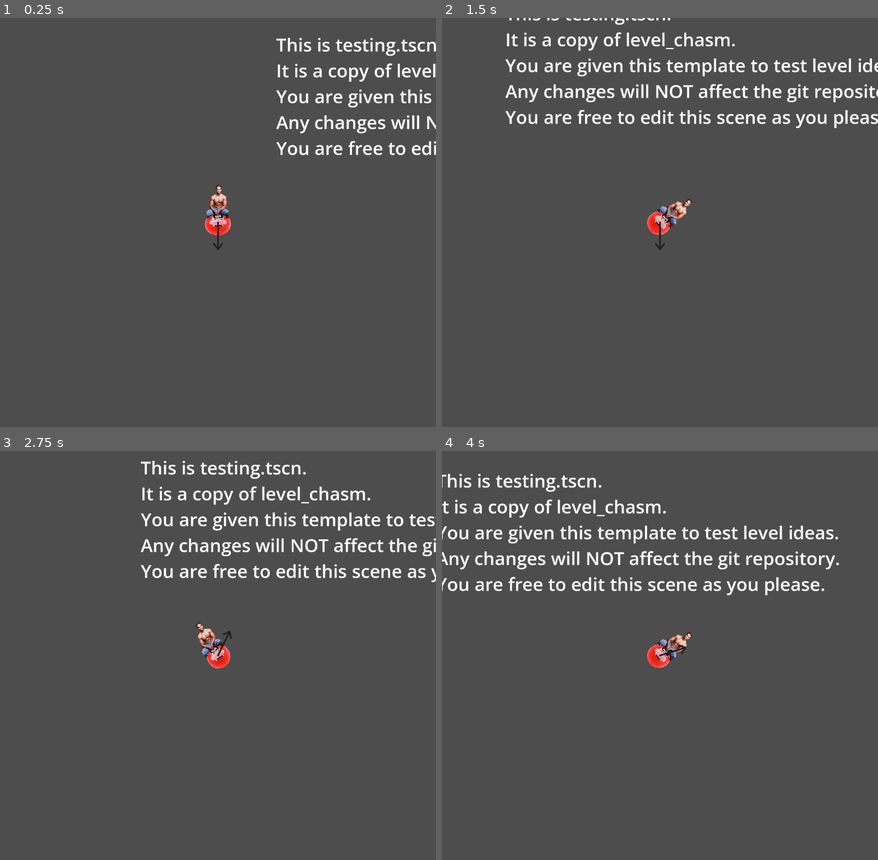
Above: before the commit, frames 1-4 (two rows, left to right).
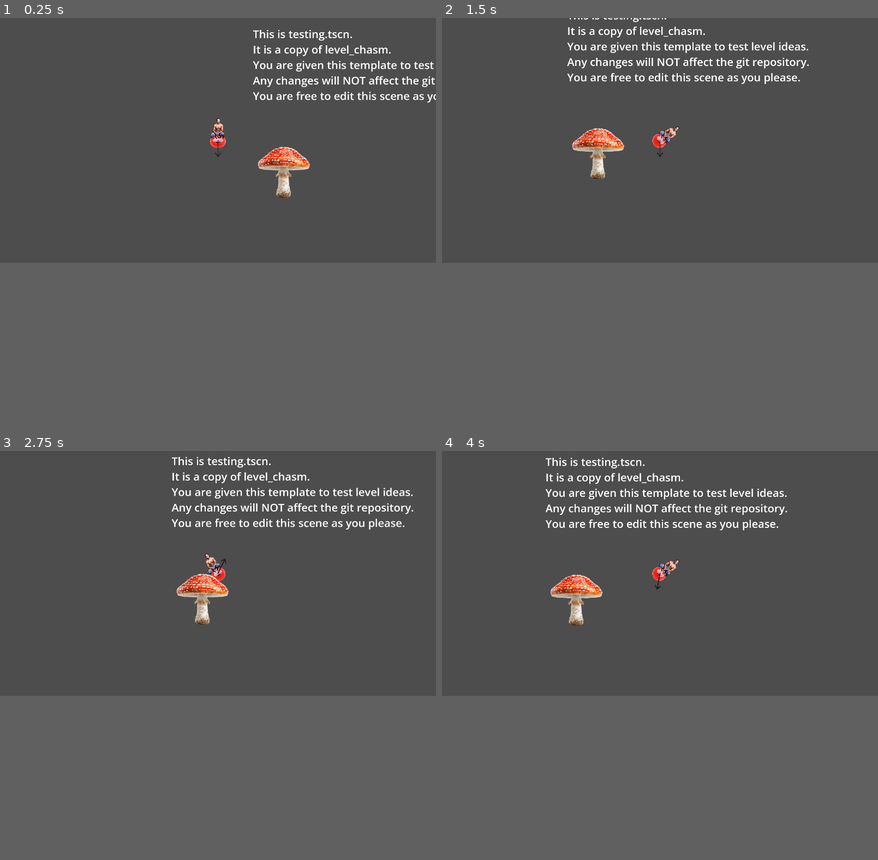
Above: after the commit, the same moments.

Repository: VGDCatumn/VGDC_FALL_26
Game: Godot game, scene res://Levels/testing.tscn
Same seed, same stepped clock (60 frames per second), same inputs: the game is played once before the commit and once after it.
Inputs:
- Up to frame 1 (0.25 s): no input
- Up to frame 2 (1.5 s): tap Enter (ui_accept) at 0.5, 0.77 s; hold D (move_right) from 0.53 s (still down); tap Tab (dev_mode) at 0.6, 1.35 s
- Up to frame 3 (2.75 s): tap Enter (ui_accept) at 1.52 s; release D (move_right) at 2.03 s; hold A (move_left) from 2.03 s (still down); tap Tab (dev_mode) at 2.1 s
- Up to frame 4 (4 s): release A (move_left) at 2.78 s; hold D (move_right) from 2.78 s (still down); tap Tab (dev_mode) at 2.85, 3.6 s; tap Enter (ui_accept) at 3.02, 3.77 s
In our replay, the window is 799x750 before the commit and 799x449 after it. These sizes can differ from the game's own. Grey fills any space a smaller window leaves; there, only what the larger window draws over its background counts as a difference.

The runs differ from the first frame. In frame 1, 4.7% of the frame differs, in the area x 46-100%, y 2-57%; in frame 2, 6.6%; in frame 3, 6.2%; in frame 4, 7.2%, in the area x 0-92%, y 1-54%.

Commit message:
sHROOM!!!!
Boing Boing SHROOOMMMM OW!

Diff:
--- /dev/null
+++ b/Godot/Instances/spring.gd
@@ -0,0 +1,20 @@
+extends Area2D
+
+@export var spring_power := 1.2
+# Called when the node enters the scene tree for the first time.
+func _ready() -> void:
+	pass # Replace with function body.
+
+
+# Called every frame. 'delta' is the elapsed time since the previous frame.
+func _process(delta: float) -> void:
+	pass
+
+
+
+
+func _on_body_entered(body: Node2D) -> void:
+	if body.is_in_group("PLAYER"):
+		$AnimationPlayer.play("boing")
+		$AudioStreamPlayer.play()
+		body.velocity.y = -abs(body.velocity.y) * spring_power
--- /dev/null
+++ b/Godot/Instances/spring.tscn
@@ -0,0 +1,112 @@
+[gd_scene format=3 uid="uid://d2jwllqcv5r6g"]
+
+[ext_resource type="Script" uid="uid://ddhkpefoy7gkn" path="res://Instances/spring.gd" id="1_64j03"]
+[ext_resource type="Texture2D" uid="uid://ce36p74onqrda" path="res://Sprites/Mushroom.png" id="2_imch3"]
+[ext_resource type="AudioStream" uid="uid://bw5aiqvt6c7dg" path="res://Audio/Shroom!.mp3" id="3_be82h"]
+
+[sub_resource type="Animation" id="Animation_imch3"]
+length = 0.001
+tracks/0/type = "value"
+tracks/0/imported = false
+tracks/0/enabled = true
+tracks/0/path = NodePath("Mushroom:position")
+tracks/0/interp = 1
+tracks/0/loop_wrap = true
+tracks/0/keys = {
+"times": PackedFloat32Array(0),
+"transitions": PackedFloat32Array(1),
+"update": 0,
+"values": [Vector2(3, 18)]
+}
+tracks/1/type = "value"
+tracks/1/imported = false
+tracks/1/enabled = true
+tracks/1/path = NodePath("Mushroom:rotation")
+tracks/1/interp = 1
+tracks/1/loop_wrap = true
+tracks/1/keys = {
+"times": PackedFloat32Array(0),
+"transitions": PackedFloat32Array(1),
+"update": 0,
+"values": [0.0]
+}
+tracks/2/type = "value"
+tracks/2/imported = false
+tracks/2/enabled = true
+tracks/2/path = NodePath("Mushroom:scale")
+tracks/2/interp = 1
+tracks/2/loop_wrap = true
+tracks/2/keys = {
+"times": PackedFloat32Array(0),
+"transitions": PackedFloat32Array(1),
+"update": 0,
+"values": [Vector2(1, 1)]
+}
+
+[sub_resource type="Animation" id="Animation_be82h"]
+resource_name = "boing"
+length = 0.3
+tracks/0/type = "value"
+tracks/0/imported = false
+tracks/0/enabled = true
+tracks/0/path = NodePath("Mushroom:position")
+tracks/0/interp = 1
+tracks/0/loop_wrap = true
+tracks/0/keys = {
+"times": PackedFloat32Array(0),
+"transitions": PackedFloat32Array(1),
+"update": 0,
+"values": [Vector2(3, 18)]
+}
+tracks/1/type = "value"
+tracks/1/imported = false
+tracks/1/enabled = true
+tracks/1/path = NodePath("Mushroom:rotation")
+tracks/1/interp = 1
+tracks/1/loop_wrap = true
+tracks/1/keys = {
+"times": PackedFloat32Array(0),
+"transitions": PackedFloat32Array(1),
+"update": 0,
+"values": [0.0]
+}
+tracks/2/type = "value"
+tracks/2/imported = false
+tracks/2/enabled = true
+tracks/2/path = NodePath("Mushroom:scale")
+tracks/2/interp = 1
+tracks/2/loop_wrap = true
+tracks/2/keys = {
+"times": PackedFloat32Array(0, 0.1, 0.26666668),
+"transitions": PackedFloat32Array(1, 1, 1),
+"update": 0,
+"values": [Vector2(1, 1), Vector2(1.15, 0.8), Vector2(1, 1)]
+}
+
+[sub_resource type="AnimationLibrary" id="AnimationLibrary_4l75h"]
+_data = {
+&"RESET": SubResource("Animation_imch3"),
+&"boing": SubResource("Animation_be82h")
+}
+
+[node name="Spring" type="Area2D" unique_id=261987189]
+script = ExtResource("1_64j03")
+
+[node name="Mushroom" type="Sprite2D" parent="." unique_id=1878082602]
+position = Vector2(3, 18)
+texture = ExtResource("2_imch3")
+
+[node name="CollisionPolygon2D" type="CollisionPolygon2D" parent="." unique_id=345560907]
+visible = false
+position = Vector2(1, 144)
+polygon = PackedVector2Array(-148, -158, -149, -195, -59, -273, 53, -275, 145, -203, 149, -151)
+
+[node name="AnimationPlayer" type="AnimationPlayer" parent="." unique_id=621702132]
+libraries/ = SubResource("AnimationLibrary_4l75h")
+
+[node name="AudioStreamPlayer" type="AudioStreamPlayer" parent="." unique_id=403355208]
+stream = ExtResource("3_be82h")
+volume_db = 10.0
+pitch_scale = 1.64
+
+[connection signal="body_entered" from="." to="." method="_on_body_entered"]
--- a/Godot/Levels/level_chasm.tscn
+++ b/Godot/Levels/level_chasm.tscn
@@ -4,6 +4,7 @@
 [ext_resource type="PackedScene" uid="uid://duoojr5lkmj1k" path="res://Instances/ball_man.tscn" id="2_qhuka"]
 [ext_resource type="PackedScene" uid="uid://cu3gpl8nth35v" path="res://Instances/rotating_platform.tscn" id="3_45jnj"]
 [ext_resource type="PackedScene" uid="uid://b4anoj2hvgqbq" path="res://Instances/crumbling_platform.tscn" id="4_400cn"]
+[ext_resource type="PackedScene" uid="uid://d2jwllqcv5r6g" path="res://Instances/spring.tscn" id="5_23em2"]
 
 [sub_resource type="RectangleShape2D" id="RectangleShape2D_enxv6"]
 size = Vector2(1120.5, 124)
@@ -560,3 +561,7 @@
 rotation = 0.17453292
 scale = Vector2(1.1, 1.1)
 can_take = 2
+
+[node name="Spring" parent="StaticBody2D" unique_id=261987189 instance=ExtResource("5_23em2")]
+position = Vector2(-4259, -2437)
+spring_power = 1.4
--- a/Godot/Levels/testing.tscn
+++ b/Godot/Levels/testing.tscn
@@ -3,6 +3,7 @@
 [ext_resource type="Script" uid="uid://cepu58cuc2x2a" path="res://Scripts/testing.gd" id="1_enxv6"]
 [ext_resource type="PackedScene" uid="uid://cu3gpl8nth35v" path="res://Instances/rotating_platform.tscn" id="2_2xqxn"]
 [ext_resource type="PackedScene" uid="uid://duoojr5lkmj1k" path="res://Instances/ball_man.tscn" id="3_6fp6m"]
+[ext_resource type="PackedScene" uid="uid://d2jwllqcv5r6g" path="res://Instances/spring.tscn" id="4_enxv6"]
 
 [sub_resource type="RectangleShape2D" id="RectangleShape2D_enxv6"]
 size = Vector2(1120.5, 124)
@@ -181,7 +182,7 @@
 [sub_resource type="RectangleShape2D" id="RectangleShape2D_4nngh"]
 size = Vector2(441.75, 696.6643)
 
-[node name="Testing" type="Node2D" unique_id=488097887]
+[node name="Testing2" type="Node2D" unique_id=488097887]
 script = ExtResource("1_enxv6")
 
 [node name="BallMan" parent="." unique_id=742937550 instance=ExtResource("3_6fp6m")]
@@ -578,3 +579,6 @@
 position = Vector2(2192.3523, -3575.4731)
 rotation = -0.22881274
 shape = SubResource("RectangleShape2D_4nngh")
+
+[node name="Spring" parent="." unique_id=261987189 instance=ExtResource("4_enxv6")]
+position = Vector2(-2124, 481)
--- a/Godot/project.godot
+++ b/Godot/project.godot
@@ -21,6 +21,7 @@
 
 [display]
 
+window/size/viewport_width=1920
 window/size/viewport_height=1080
 
 [global_group]
Not shown, added: Godot/Audio/Shroom!.mp3.import
Not shown, added: Godot/Instances/spring.gd.uid
Binary file added: Godot/Sprites/Mushroom.png
Not shown, added: Godot/Sprites/Mushroom.png.import
Not shown, added: Godot/Audio/Shroom!.mp3
